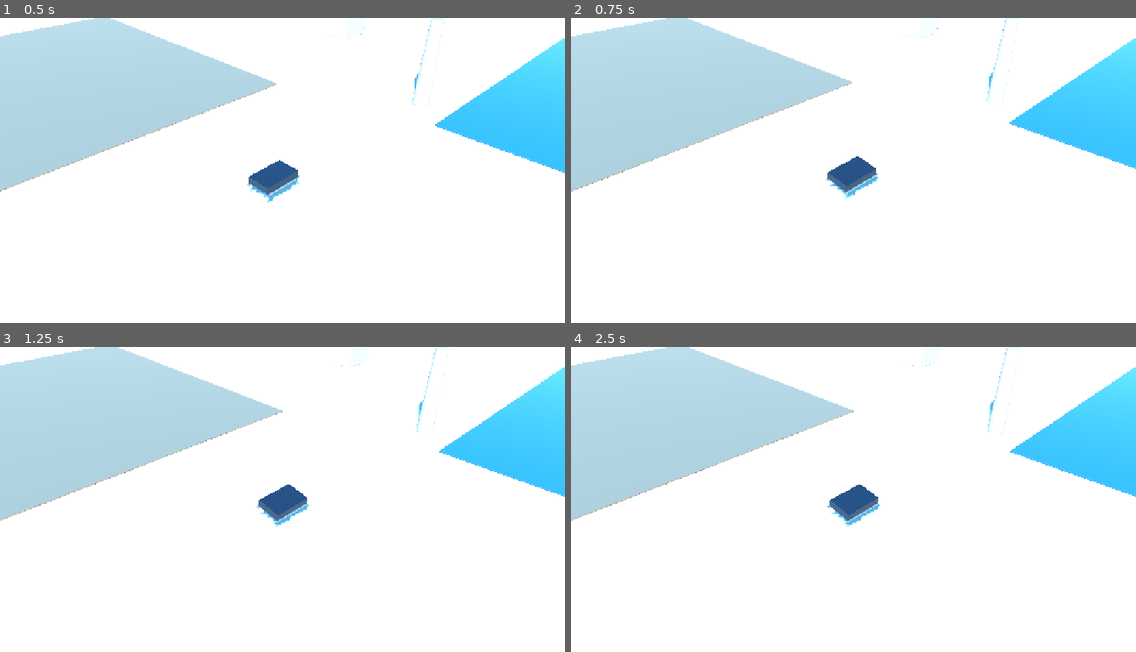
Above: before the commit, frames 1-4 (two rows, left to right).
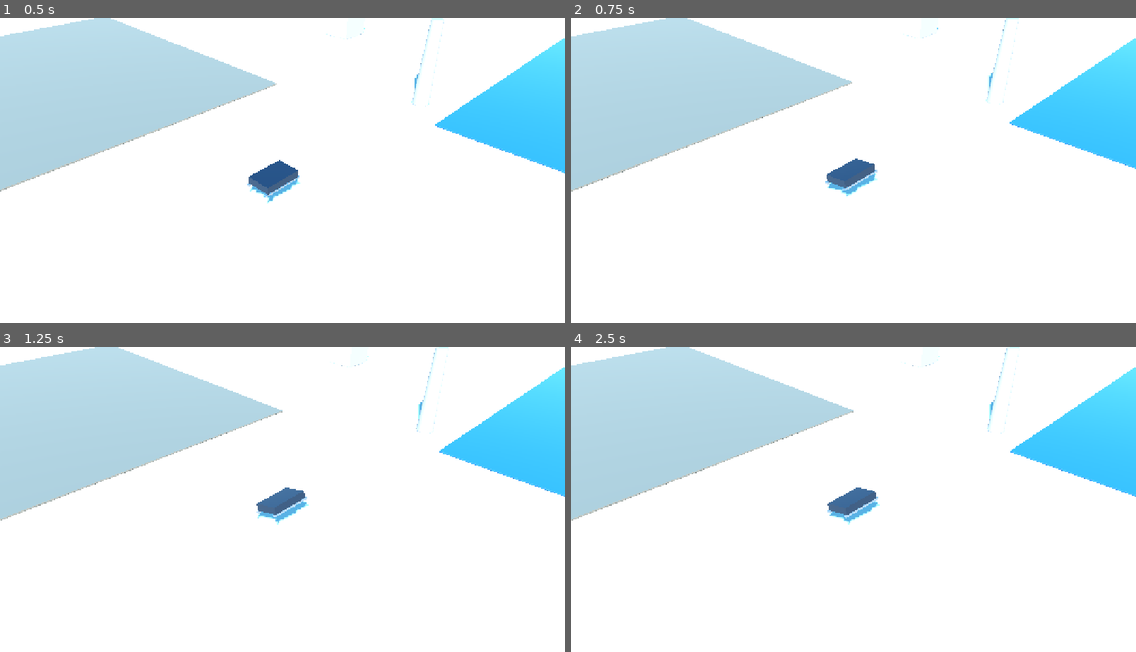
Above: after the commit, the same moments.

Repository: mcintalmo/drift
Game: Godot game, scene res://scenes/world/PrototypeTestTrack.tscn
Same seed, same stepped clock (60 frames per second), same inputs: the game is played once before the commit and once after it.
Inputs (mouse positions are in pixels of both pictures, inside the frame that each line leads up to):
- Up to frame 1 (0.5 s): no input
- Up to frame 2 (0.75 s): tap Enter (ui_accept) at 0.5 s; move the mouse to (977, 161) at 0.52 s; hold E (pilot_lean_right) from 0.53 s (still down); click (977, 161) at 0.6 s
- Up to frame 3 (1.25 s): keep holding E (pilot_lean_right); tap Enter (ui_accept) at 0.77 s
- Up to frame 4 (2.5 s): release E (pilot_lean_right) at 1.25 s; tap Enter (ui_accept) at 1.25, 2 s; drag from (740, 520) to (825, 569) at 1.27 s; move the mouse to (910, 435) at 2.02 s; hold E (pilot_lean_right) from 2.03 s (still down); tap G (pilot_wrist_grapple) at 2.1 s

Frame 1 is identical in both runs. In frame 2, 0.4% of the frame differs, in the area x 45-55%, y 45-60%; in frame 3, 0.7%; in frame 4, 0.6%.

Commit message:
Implement true 3D chassis roll basis transformation, static COM gravitational tilt, and asymmetrical yaw drag

Diff:
--- a/scripts/components/inertial_drift_component.gd
+++ b/scripts/components/inertial_drift_component.gd
@@ -62,23 +62,22 @@
 
 	# 2. Heading and Steering Yaw Integration
 	var current_friction: Vector2 = _get_current_friction()
-	var effective_steer_speed: float = deg_to_rad(stats.steer_speed_deg_per_sec if stats else 8.5)
+	var effective_steer_speed: float = deg_to_rad(stats.steer_speed_deg_per_sec if stats else 12.0)
 
 	if is_drifting and stats:
 		effective_steer_speed *= stats.drift_yaw_multiplier
 
-	# Steering is more responsive on high-grip surfaces, less on ice
 	if runners:
 		effective_steer_speed *= runners.steering_bite_multiplier
 
-	heading_angle_rad -= steer_input * effective_steer_speed * delta
-	target_body.rotation.y = heading_angle_rad
+	# Asymmetrical mass drag yaw bias (sled pulls toward heavy side)
+	var forward_velocity: float = velocity_3d.length()
+	var yaw_bias: float = (external_com_lateral_offset_m / 0.25) * deg_to_rad(3.5) * clampf(forward_velocity / 12.0, 0.0, 1.5)
 
-	var forward_dir: Vector3 = -target_body.global_transform.basis.z.normalized()
-	var raw_right: Vector3 = target_body.global_transform.basis.x
-	var right_dir: Vector3 = Vector3(raw_right.x, 0.0, raw_right.z).normalized()
-	if right_dir.is_zero_approx():
-		right_dir = Vector3.RIGHT
+	heading_angle_rad -= (steer_input * effective_steer_speed + yaw_bias) * delta
+
+	var forward_dir: Vector3 = Vector3(-sin(heading_angle_rad), 0.0, -cos(heading_angle_rad)).normalized()
+	var right_dir: Vector3 = Vector3(cos(heading_angle_rad), 0.0, -sin(heading_angle_rad)).normalized()
 
 	# 3. Thrust Force Calculation
 	var thrust_force: Vector3 = Vector3.ZERO
@@ -116,7 +115,6 @@
 
 	horizontal_velocity += horizontal_accel * delta
 
-	# Apply linear aerodynamic drag clamp
 	var max_speed: float = engine.top_speed_ms if engine else 32.0
 	if is_boosting:
 		max_speed *= 1.35
@@ -127,7 +125,6 @@
 	var vertical_velocity_y: float = velocity_3d.y
 	if ground_raycast and ground_raycast.is_colliding():
 		vertical_velocity_y = 0.0
-		# Align with ground plane if applicable
 	else:
 		vertical_velocity_y -= GRAVITY * delta
 	vertical_velocity_y += (external_force.y / maxf(1.0, current_total_mass_kg)) * delta
@@ -137,8 +134,8 @@
 	target_body.move_and_slide()
 	velocity_3d = target_body.velocity
 
-	# 7. Roll Angle & Tipping Dynamics
-	_update_roll_dynamics(delta, lateral_speed, steer_input)
+	# 7. Roll Angle & Tipping Dynamics (Basis Transformation)
+	_update_roll_dynamics(delta, lateral_speed, steer_input, horizontal_velocity.length())
 
 	# 8. Signals
 	var speed_kmh: float = horizontal_velocity.length() * 3.6
@@ -163,19 +160,28 @@
 		return runners.get_friction_for_surface(current_surface)
 	return Vector2(0.75, 0.15)
 
-func _update_roll_dynamics(delta: float, lateral_speed: float, steer_input: float) -> void:
-	var centrifugal_roll: float = (lateral_speed * steer_input * 0.04)
-	var com_roll: float = external_com_lateral_offset_m * 0.15
-	var lean_stabilization: float = pilot_lean_axis * (deg_to_rad(12.0))
+func _update_roll_dynamics(delta: float, lateral_speed: float, steer_input: float, speed_mag: float) -> void:
+	# 1. Static gravity tilt from lateral COM offset (e.g. +0.15m offset yields ~16 deg lean)
+	var static_com_roll: float = (external_com_lateral_offset_m / 0.20) * deg_to_rad(20.0)
 
-	var target_roll_rad: float = clampf(centrifugal_roll + com_roll - lean_stabilization, deg_to_rad(-45.0), deg_to_rad(45.0))
+	# 2. Dynamic centrifugal roll during turns
+	var centrifugal_roll: float = (lateral_speed * 0.05) + (steer_input * (speed_mag / 16.0) * deg_to_rad(14.0))
+
+	# 3. Pilot counter-lean stabilization (Q / E)
+	var pilot_lean: float = pilot_lean_axis * deg_to_rad(18.0)
+
+	var target_roll_rad: float = clampf(static_com_roll + centrifugal_roll - pilot_lean, deg_to_rad(-45.0), deg_to_rad(45.0))
 	var restore_speed: float = stats.roll_restoring_stiffness if stats else 4.5
 	roll_angle_rad = lerpf(roll_angle_rad, target_roll_rad, restore_speed * delta)
 
-	target_body.rotation.z = roll_angle_rad
+	# Apply combined Heading (Y) and Roll (Z in local vehicle space) Basis to chassis
+	var heading_basis: Basis = Basis(Vector3.UP, heading_angle_rad)
+	var roll_basis: Basis = Basis(Vector3(0, 0, -1), roll_angle_rad)
+	target_body.transform.basis = heading_basis * roll_basis
+
 	sled_roll_updated.emit(rad_to_deg(roll_angle_rad))
 
-	var threshold_deg: float = stats.tipping_angle_threshold_deg if stats else 28.0
+	var threshold_deg: float = stats.tipping_angle_threshold_deg if stats else 24.0
 	var is_tipping_imminent: bool = absf(rad_to_deg(roll_angle_rad)) >= threshold_deg
 	if is_tipping_imminent:
 		GlobalEvents.emit_sled_tipping(true)
--- a/test/unit/test_inertial_drift.gd
+++ b/test/unit/test_inertial_drift.gd
@@ -7,6 +7,7 @@
 	results.append(_test_drift_state_reduces_lateral_grip())
 	results.append(_test_momentum_preserved_on_black_ice())
 	results.append(_test_pilot_counter_lean_stabilizes_roll())
+	results.append(_test_asymmetric_com_induces_chassis_lean())
 	return results
 
 func _test_surface_friction_lookup() -> Dictionary:
@@ -42,12 +43,10 @@
 	var mass: float = 250.0
 	var delta: float = 0.016
 
-	# Lateral grip force on black ice
 	var max_grip: float = ice_friction.x * mass * 9.81
 	var speed_reduction: float = (max_grip / mass) * delta
 	var final_speed: float = initial_velocity.x - speed_reduction
 
-	# On black ice (friction=0.05), after 1 frame (16ms), speed drops by less than 0.01 m/s
 	var passed: bool = final_speed > 19.95
 	return {
 		"name": "test_momentum_preserved_on_black_ice",
@@ -67,3 +66,15 @@
 		"passed": passed,
 		"message": "Pilot counter-lean reduced roll from %f to %f rad" % [uncountered_roll, net_roll]
 	}
+
+func _test_asymmetric_com_induces_chassis_lean() -> Dictionary:
+	var com_lateral_offset_m: float = 0.15
+	var static_com_roll_rad: float = (com_lateral_offset_m / 0.20) * deg_to_rad(20.0)
+	var roll_deg: float = rad_to_deg(static_com_roll_rad)
+
+	var passed: bool = roll_deg > 12.0
+	return {
+		"name": "test_asymmetric_com_induces_chassis_lean",
+		"passed": passed,
+		"message": "0.15m lateral COM offset induced %.1f deg visible chassis tilt (expected > 12 deg)" % roll_deg
+	}
